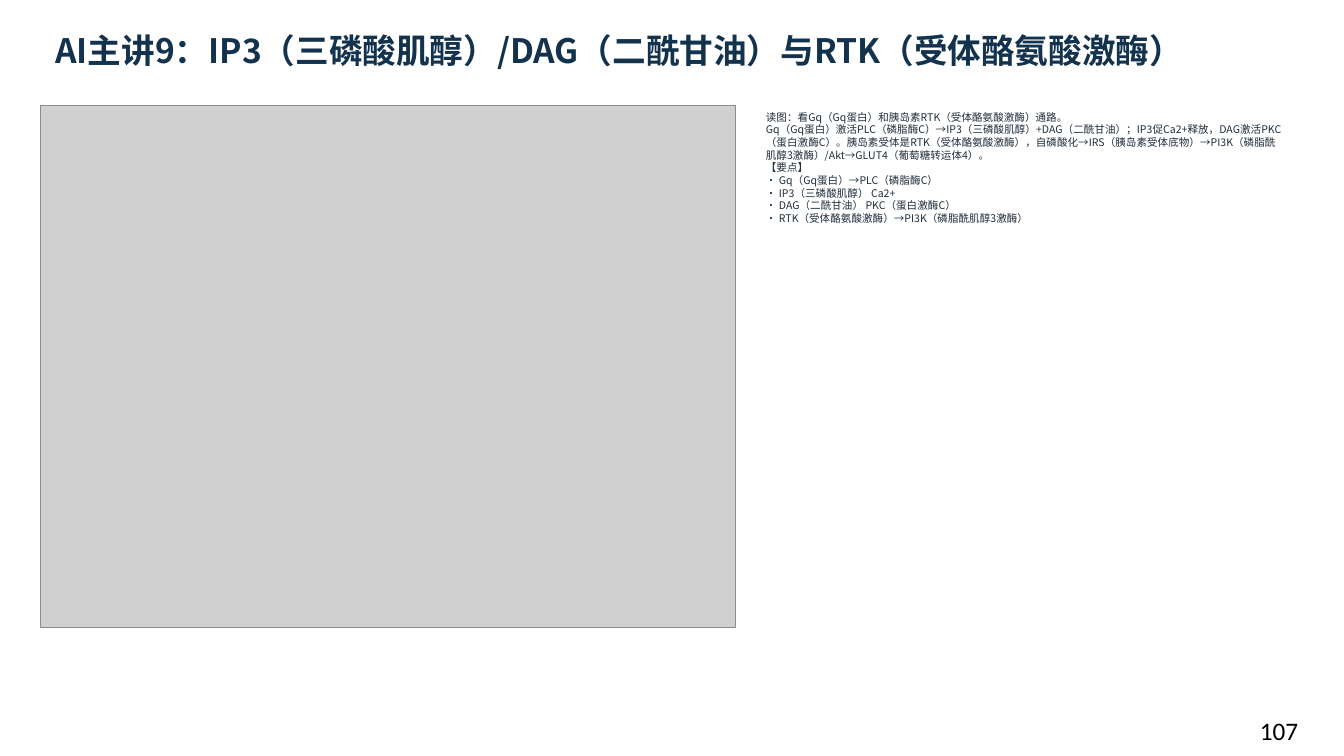
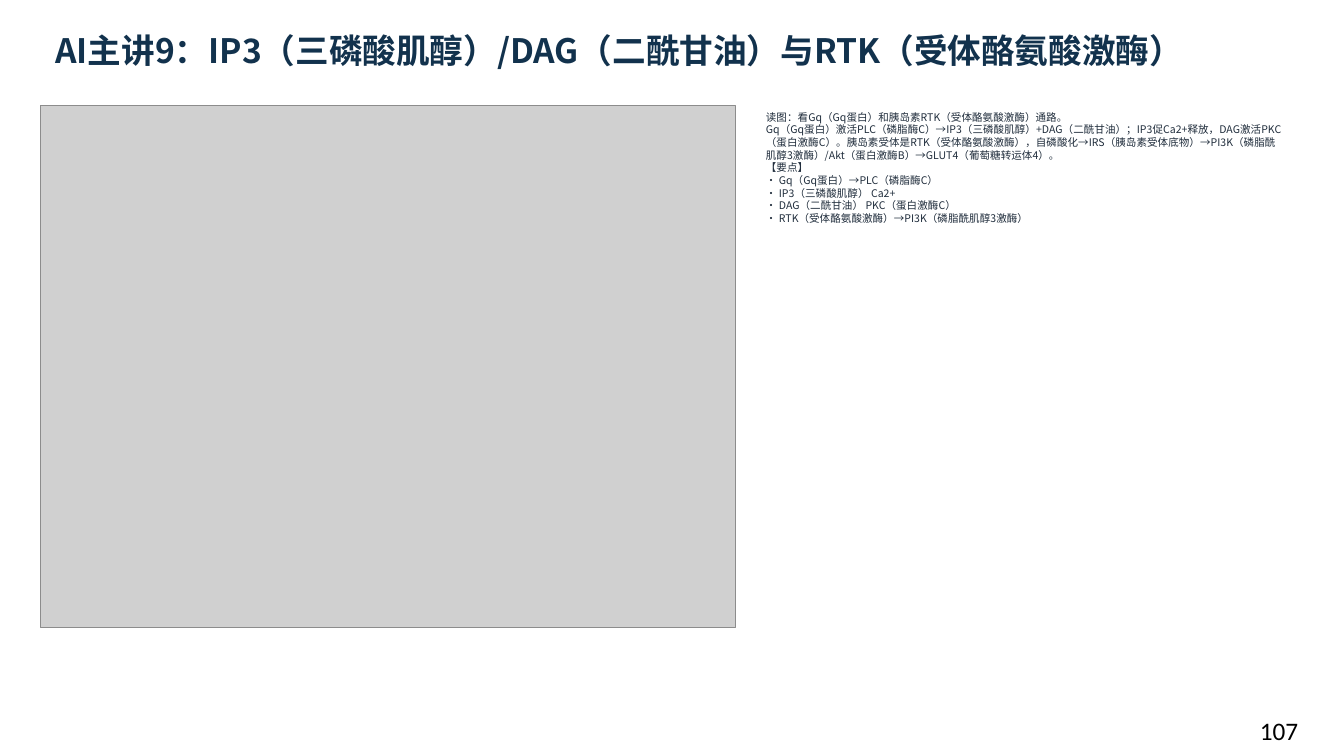
Before and after one commit to newkan-li/Biochemistry, a slide deck: slide 107 of downloads/bc14-ai-style.pptx. Drawn at 1344x756 pixels with LibreOffice and Linux fonts; fonts in the diff are those of the drawing; grey boxes stand for pictures. Boxes give left, top, right and bottom in pixels: in the first picture for what was removed or moved away, otherwise in the second. Text is boxed around its words. In the diff, an @@ line names an element or a change of style, - is before the commit and + after.

```diff
--- a/downloads/bc14-ai-style.pptx
+++ b/downloads/bc14-ai-style.pptx
@@ text at bbox=[766, 112, 1281, 223]: text changed @@
-读图：看Gq（Gq蛋白）和胰岛素RTK（受体酪氨酸激酶）通路。
-Gq（Gq蛋白）激活PLC（磷脂酶C）→IP3（三磷酸肌醇）+DAG（二酰甘油）；IP3促Ca2+释放，DAG激活PKC（蛋白激酶C）。胰岛素受体是RTK（受体酪氨酸激酶），自磷酸化→IRS（胰岛素受体底物）→PI3K（磷脂酰肌醇3激酶）/Akt→GLUT4（葡萄糖转运体4）。
-【要点】
-• Gq（Gq蛋白）→PLC（磷脂酶C）
-• IP3（三磷酸肌醇） Ca2+
-• DAG（二酰甘油） PKC（蛋白激酶C）
-• RTK（受体酪氨酸激酶）→PI3K（磷脂酰肌醇3激酶）
+读图：看Gq（Gq蛋白）和胰岛素RTK（受体酪氨酸激酶）通路。
+Gq（Gq蛋白）激活PLC（磷脂酶C）→IP3（三磷酸肌醇）+DAG（二酰甘油）；IP3促Ca2+释放，DAG激活PKC（蛋白激酶C）。胰岛素受体是RTK（受体酪氨酸激酶），自磷酸化→IRS（胰岛素受体底物）→PI3K（磷脂酰肌醇3激酶）/Akt（蛋白激酶B）→GLUT4（葡萄糖转运体4）。
+【要点】
+• Gq（Gq蛋白）→PLC（磷脂酶C）
+• IP3（三磷酸肌醇） Ca2+
+• DAG（二酰甘油） PKC（蛋白激酶C）
+• RTK（受体酪氨酸激酶）→PI3K（磷脂酰肌醇3激酶）
```
Also in this commit, not shown: 22 other slides changed, 5 other files.
